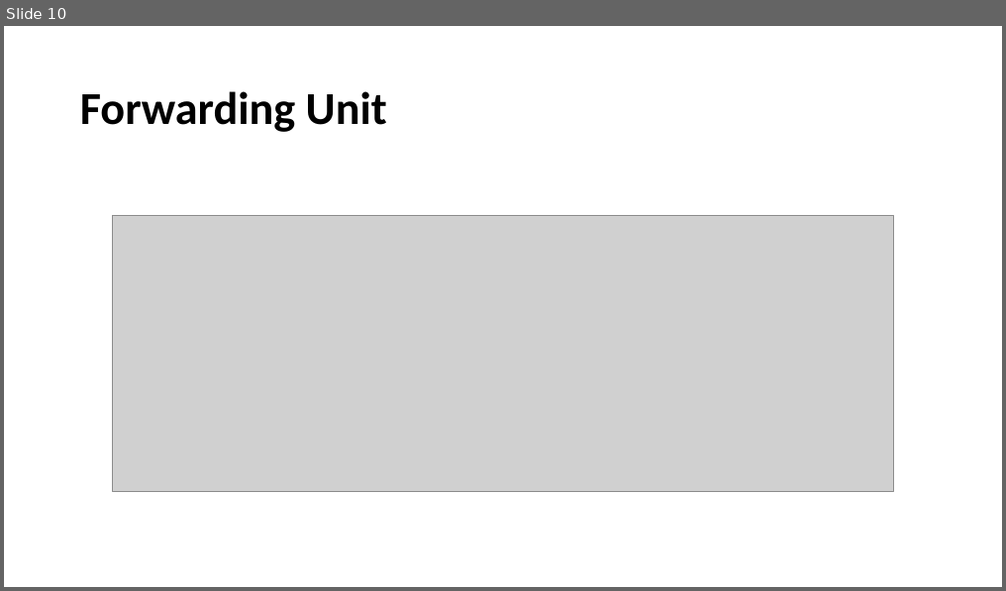
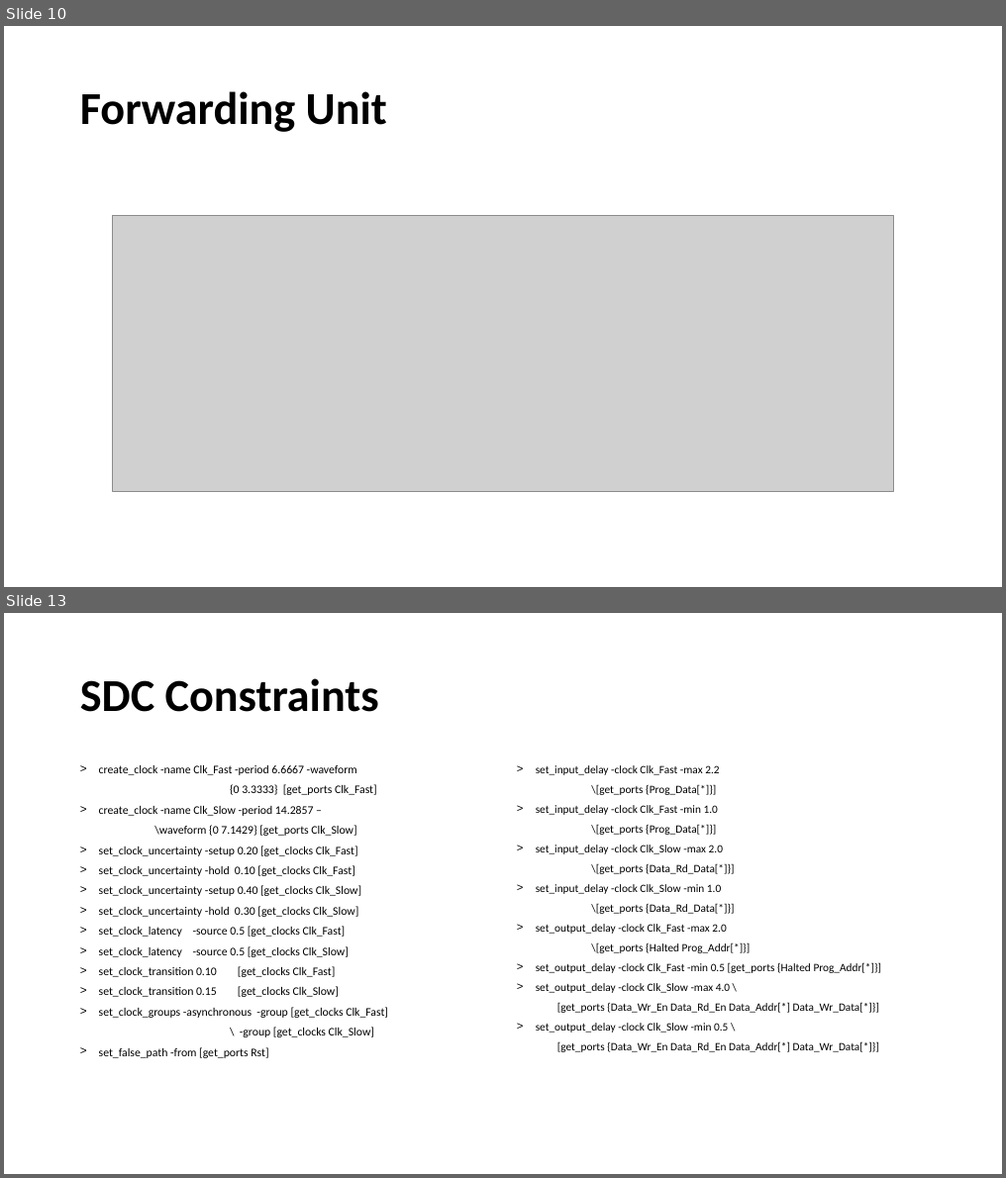
Before and after one commit to Abiram543/Backup, a slide deck: CPU_Lite/CPU_Lite_PPT.pptx. Shown one above the other, each under a label of ours: slide 10 before the commit, slides 10 and 13 after it; the slides between them are not shown. The pictures are 1006x591 and 1006x1178 pixels, drawn with LibreOffice and Linux fonts; fonts in the diff are those of the drawing; grey boxes stand for pictures. Boxes give left, top, right and bottom in pixels: in the first picture for what was removed or moved away, otherwise in the second. Text is boxed around its words. In the diff, an @@ line names an element or a change of style, - is before the commit and + after.

```diff
--- a/CPU_Lite/CPU_Lite_PPT.pptx
+++ b/CPU_Lite/CPU_Lite_PPT.pptx
@@ slide 13 added at <box>4,613,1002,1174</box>, background #FFFFFF @@
@@ title added at <box>80,678,379,712</box>, 44 pt, text #000000, bold @@
+SDC Constraints
@@ text added at <box>99,765,388,1059</box>, 11.2 pt, text #000000 @@
+> create_clock -name Clk_Fast -period 6.6667 -waveform
+{0 3.3333} [get_ports Clk_Fast]
+> create_clock -name Clk_Slow -period 14.2857 –
+\waveform {0 7.1429} [get_ports Clk_Slow]
+> set_clock_uncertainty -setup 0.20 [get_clocks Clk_Fast]
+> set_clock_uncertainty -hold 0.10 [get_clocks Clk_Fast]
+> set_clock_uncertainty -setup 0.40 [get_clocks Clk_Slow]
+> set_clock_uncertainty -hold 0.30 [get_clocks Clk_Slow]
+> set_clock_latency -source 0.5 [get_clocks Clk_Fast]
+> set_clock_latency -source 0.5 [get_clocks Clk_Slow]
+> set_clock_transition 0.10 [get_clocks Clk_Fast]
+> set_clock_transition 0.15 [get_clocks Clk_Slow]
+> set_clock_groups -asynchronous -group [get_clocks Clk_Fast]
+\ -group [get_clocks Clk_Slow]
+> set_false_path -from [get_ports Rst]
@@ text added at <box>536,765,879,1053</box>, 10.8 pt, text #000000 @@
+> set_input_delay -clock Clk_Fast -max 2.2
+\[get_ports {Prog_Data[*]}]
+> set_input_delay -clock Clk_Fast -min 1.0
+\[get_ports {Prog_Data[*]}]
+> set_input_delay -clock Clk_Slow -max 2.0
+\[get_ports {Data_Rd_Data[*]}]
+> set_input_delay -clock Clk_Slow -min 1.0
+\[get_ports {Data_Rd_Data[*]}]
+> set_output_delay -clock Clk_Fast -max 2.0
+\[get_ports {Halted Prog_Addr[*]}]
+> set_output_delay -clock Clk_Fast -min 0.5 [get_ports {Halted Prog_Addr[*]}]
+> set_output_delay -clock Clk_Slow -max 4.0 \
+[get_ports {Data_Wr_En Data_Rd_En Data_Addr[*] Data_Wr_Data[*]}]
+> set_output_delay -clock Clk_Slow -min 0.5 \
+[get_ports {Data_Wr_En Data_Rd_En Data_Addr[*] Data_Wr_Data[*]}]
```
Also in this commit, not shown: 4 slides changed, 1 other slide added, 1 other file.
